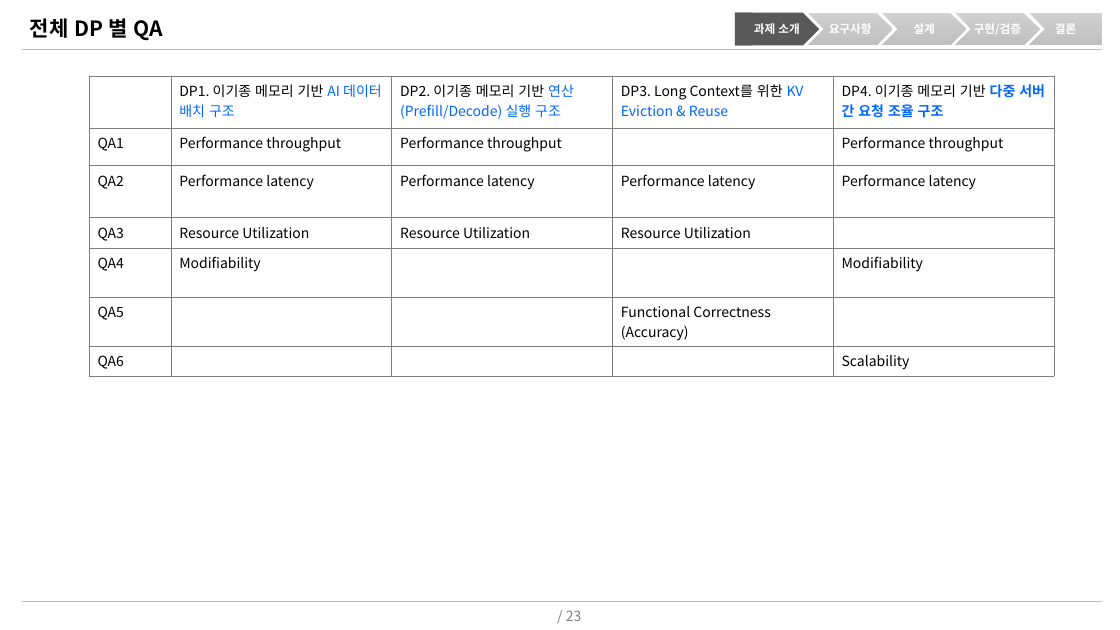
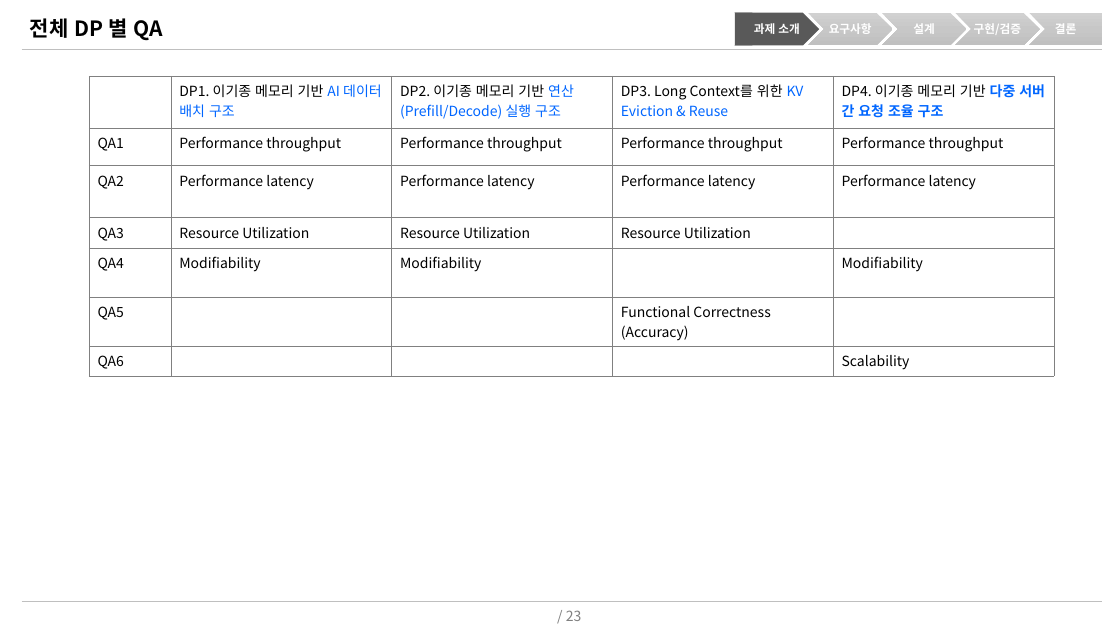
Before and after one commit to mkim0628/vllm, a slide deck: slide 1 of doc-mk/DP-overview-qa-unified.pptx. Drawn at 1120x630 pixels with LibreOffice and Linux fonts; fonts in the diff are those of the drawing. Boxes give left, top, right and bottom in pixels: in the first picture for what was removed or moved away, otherwise in the second. Text is boxed around its words. In the diff, an @@ line names an element or a change of style, - is before the commit and + after.

```diff
--- a/doc-mk/DP-overview-qa-unified.pptx
+++ b/doc-mk/DP-overview-qa-unified.pptx
@@ table at <box>89,76,1054,374</box> @@
-row 2, column 4: 
+row 2, column 4: Performance throughput
-row 5, column 3: 
+row 5, column 3: Modifiability
```
Also in this commit, not shown: 11 other slides changed, 3 slides added, 15 other files.
